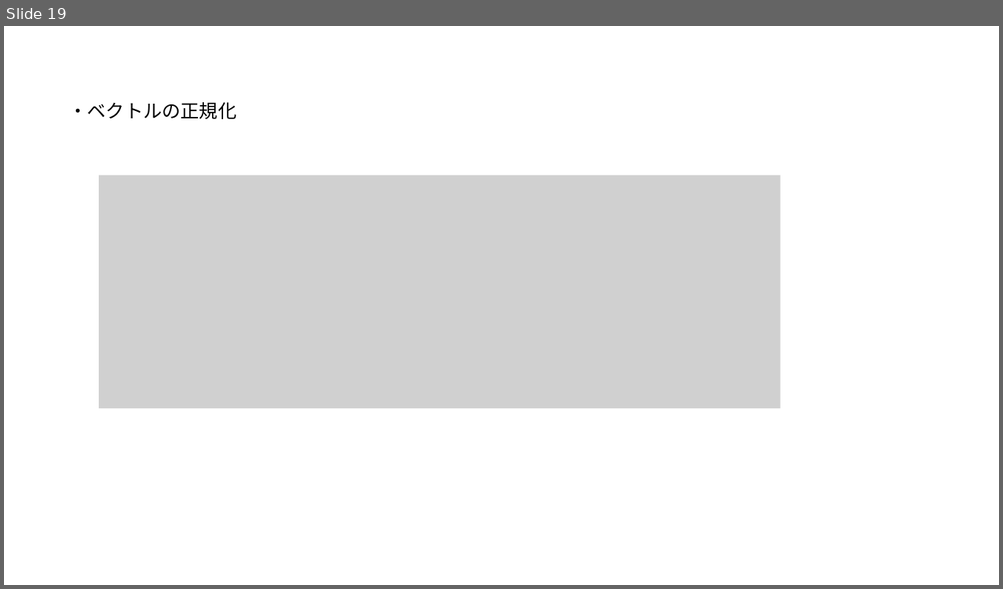
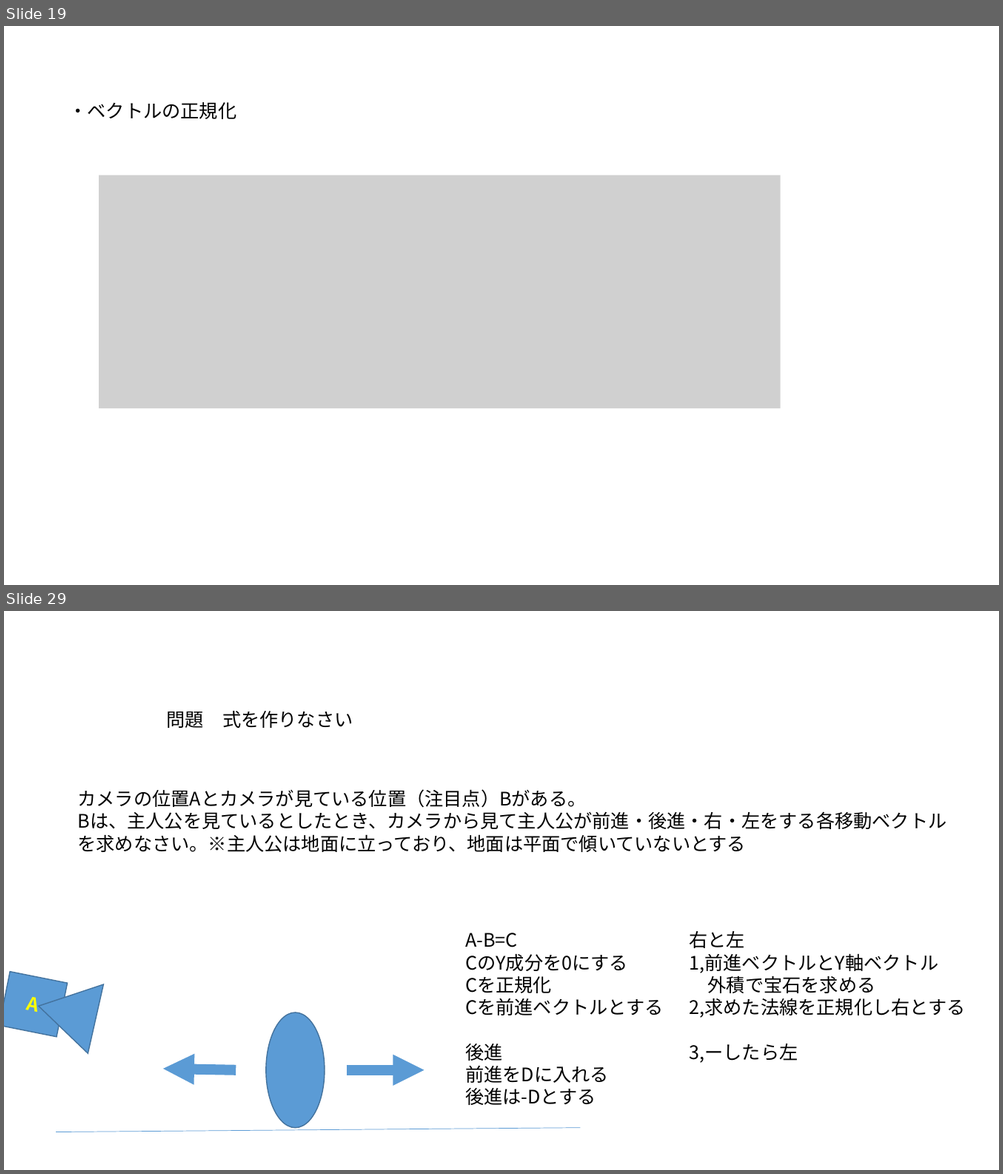
Before and after one commit to UMA729/MySchoolDatas, a slide deck: ゲ数Ⅱ/ゲーム数学.pptx. Shown one above the other, each under a label of ours: slide 19 before the commit, slides 19 and 29 after it; the slides between them are not shown. The pictures are 1003x589 and 1003x1174 pixels, drawn with LibreOffice and Linux fonts; fonts in the diff are those of the drawing; grey boxes stand for pictures. Boxes give left, top, right and bottom in pixels: in the first picture for what was removed or moved away, otherwise in the second. Text is boxed around its words. In the diff, an @@ line names an element or a change of style, - is before the commit and + after.

```diff
--- a/ゲ数Ⅱ/ゲーム数学.pptx
+++ b/ゲ数Ⅱ/ゲーム数学.pptx
@@ slide 29 added at (4,611,999,1170), background #FFFFFF @@
@@ text added at (167,711,353,728), 18 pt, text #000000 @@
+問題 式を作りなさい
@@ text added at (78,789,947,852), 18 pt, text #000000 @@
+カメラの位置Aとカメラが見ている位置（注目点）Bがある。
+Bは、主人公を見ているとしたとき、カメラから見て主人公が前進・後進・右・左をする各移動ベクトル
+を求めなさい。※主人公は地面に立っており、地面は平面で傾いていないとする
@@ text added at (465,931,965,1105), 18 pt, text #000000 @@
+A-B=C 右と左
+CのY成分を0にする 1,前進ベクトルとY軸ベクトル
+Cを正規化 外積で宝石を求める
+Cを前進ベクトルとする 2,求めた法線を正規化し右とする
+後進 3,ーしたら左
+前進をDに入れる
+後進は-Dとする
@@ group added at (4,971,580,1133): 2 arrows, 1 rectangle, 1 triangle, 1 ellipse, 1 line @@
+A
```
Also in this commit, not shown: 17 other slides added, 23 other files.
